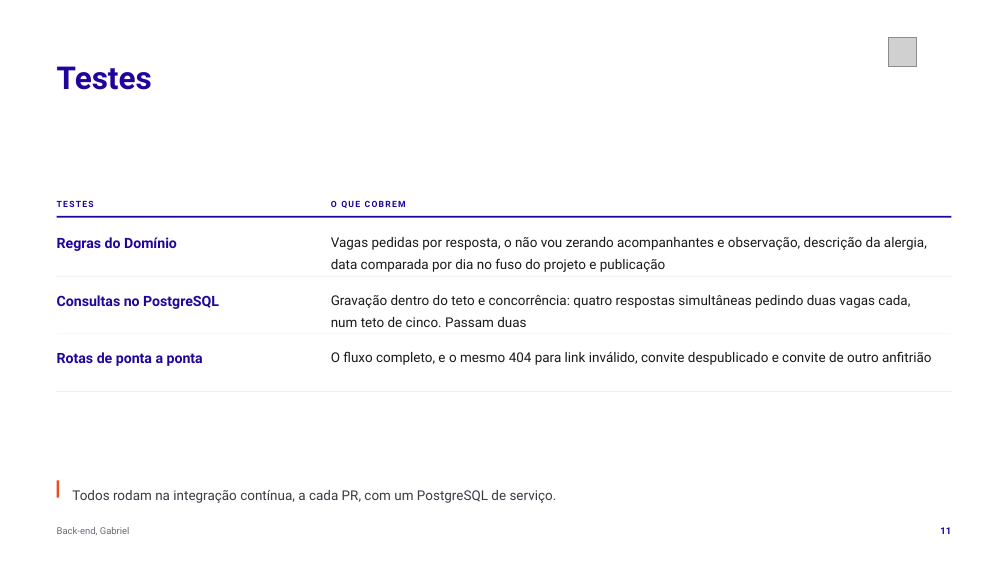
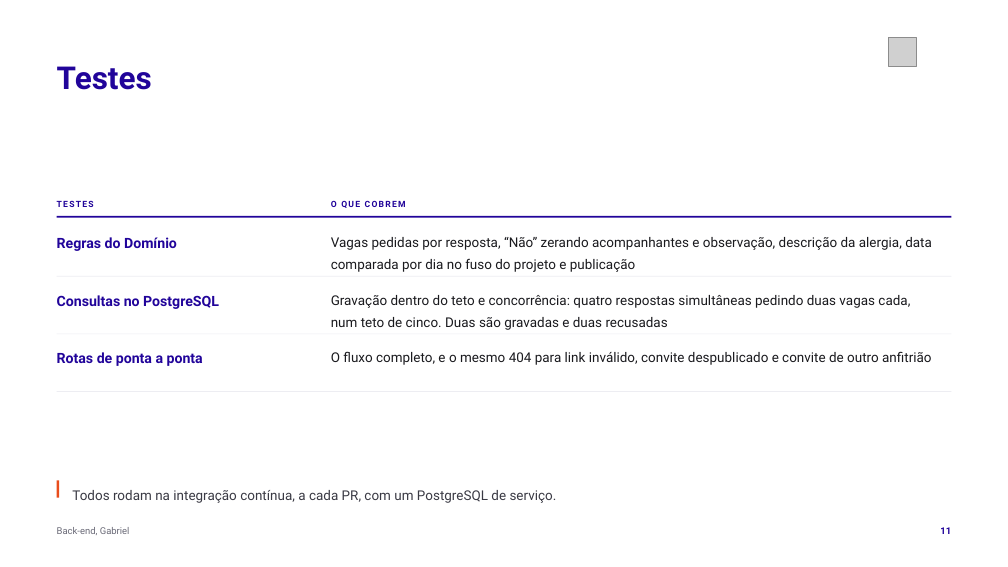
Before and after one commit to tcpassos/invite-app, a slide deck: slide 11 of trabalhos/T3-Apresentacao-Intermediaria.pptx. Drawn at 1008x567 pixels with LibreOffice and Linux fonts; fonts in the diff are those of the drawing; grey boxes stand for pictures. Boxes give left, top, right and bottom in pixels: in the first picture for what was removed or moved away, otherwise in the second. Text is boxed around its words. In the diff, an @@ line names an element or a change of style, - is before the commit and + after.

```diff
--- a/trabalhos/T3-Apresentacao-Intermediaria.pptx
+++ b/trabalhos/T3-Apresentacao-Intermediaria.pptx
@@ text at [331, 237, 932, 272]: text changed @@
-Vagas pedidas por resposta, o não vou zerando acompanhantes e observação, descrição da alergia, data comparada por dia no fuso do projeto e publicação
+Vagas pedidas por resposta, “Não” zerando acompanhantes e observação, descrição da alergia, data comparada por dia no fuso do projeto e publicação
@@ text at [331, 295, 910, 330]: text changed @@
-Gravação dentro do teto e concorrência: quatro respostas simultâneas pedindo duas vagas cada, num teto de cinco. Passam duas
+Gravação dentro do teto e concorrência: quatro respostas simultâneas pedindo duas vagas cada, num teto de cinco. Duas são gravadas e duas recusadas
```
Also in this commit, not shown: 8 other slides changed, 10 other files.
